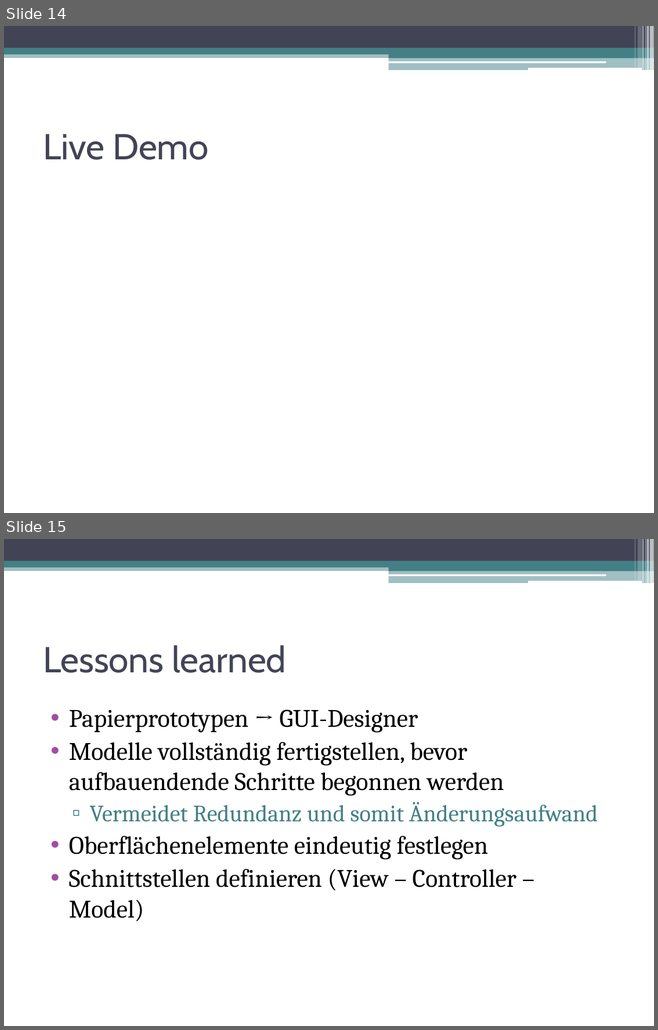
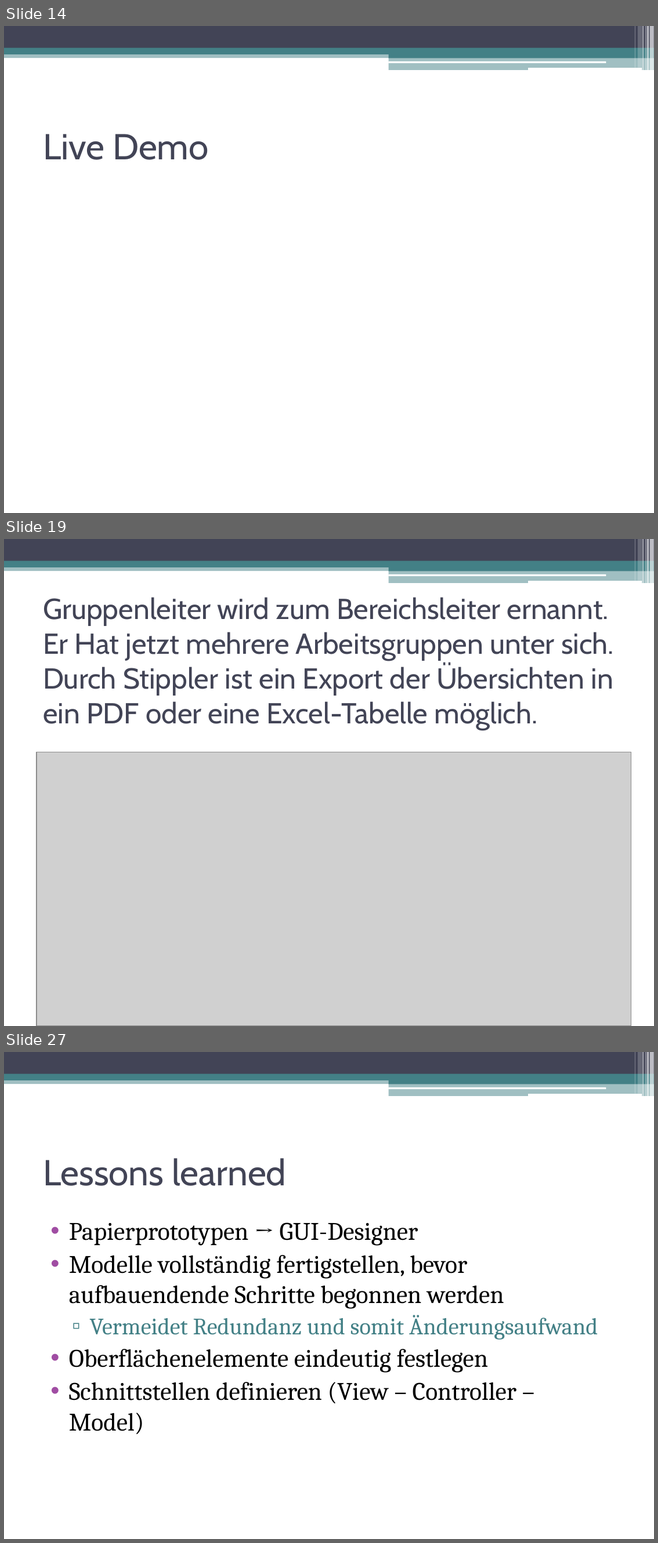
Before and after one commit to DanJoeHa/Fallstudie, a slide deck: Projektmanagement/Abschlusspräsentation.pptx. Shown one above the other, each under a label of ours: slides 14 and 15 before the commit, slides 14, 19 and 27 after it; the slides between them are not shown. The pictures are 658x1030 and 658x1543 pixels, drawn with LibreOffice and Linux fonts; fonts in the diff are those of the drawing; grey boxes stand for pictures. Boxes give left, top, right and bottom in pixels: in the first picture for what was removed or moved away, otherwise in the second. Text is boxed around its words. In the diff, an @@ line names an element or a change of style, - is before the commit and + after.

```diff
--- a/Projektmanagement/Abschlusspräsentation.pptx
+++ b/Projektmanagement/Abschlusspräsentation.pptx
@@ slide 19 added at <box>4,539,654,1026</box>, background #FFFFFF; not listed: 13 template elements that a slide beside it also shows @@
@@ title added at <box>43,597,614,729</box>, 32 pt, text #424456 @@
+Gruppenleiter wird zum Bereichsleiter ernannt. Er Hat jetzt mehrere Arbeitsgruppen unter sich. Durch Stippler ist ein Export der Übersichten in ein PDF oder eine Excel-Tabelle möglich.
@@ picture added at <box>36,752,631,1026</box> @@
@@ what was slide 15 is now slide 27 @@
```
Also in this commit, not shown: 1 slide changed, 11 other slides added, 1 other file.
